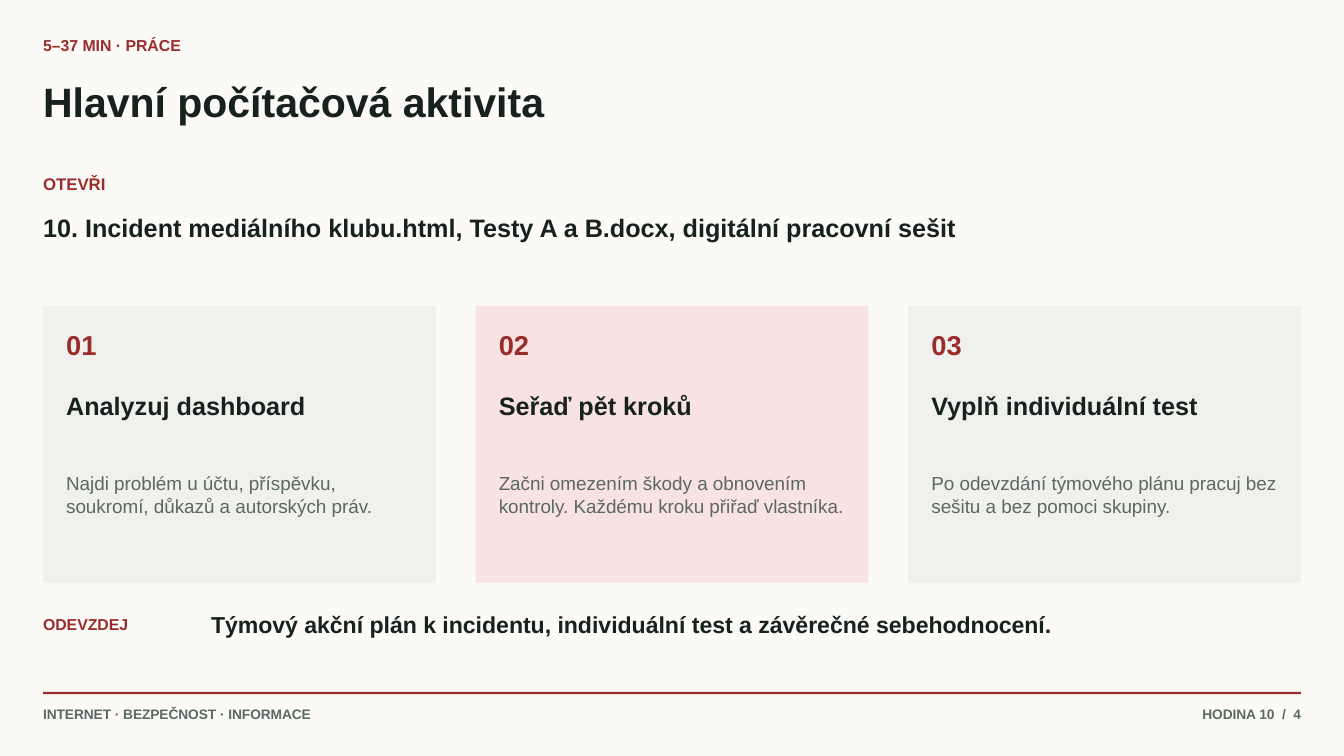
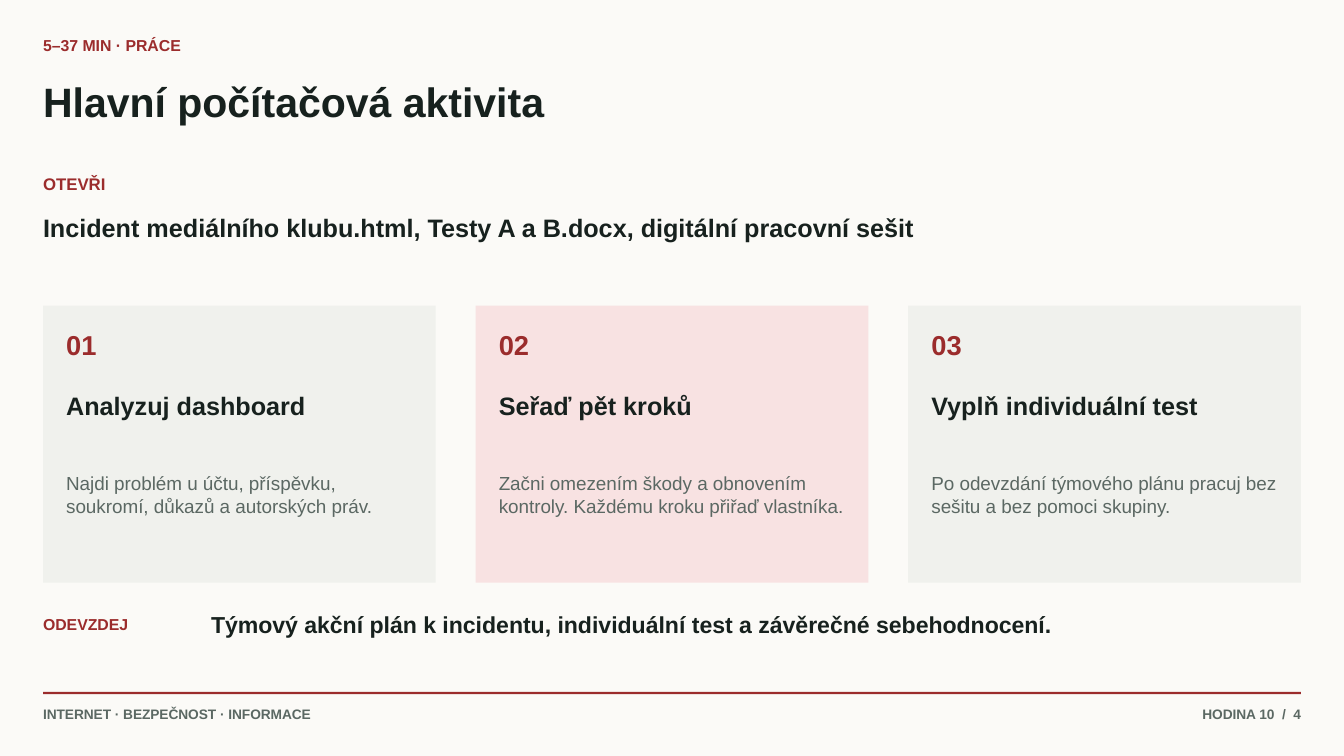
Before and after one commit to hlaska18/karel_hlas-web, a slide deck: slide 4 of public/materialy/1L/7/Prezentace k hodinám/10. Závěrečná bezpečnostní výzva.pptx. Drawn at 1344x756 pixels with LibreOffice and Linux fonts; fonts in the diff are those of the drawing. Boxes give left, top, right and bottom in pixels: in the first picture for what was removed or moved away, otherwise in the second. Text is boxed around its words. In the diff, an @@ line names an element or a change of style, - is before the commit and + after.

```diff
--- a/public/materialy/1L/7/Prezentace k hodinám/10. Závěrečná bezpečnostní výzva.pptx
+++ b/public/materialy/1L/7/Prezentace k hodinám/10. Závěrečná bezpečnostní výzva.pptx
@@ text at (x1=43, y1=218, x2=913, y2=242): text changed @@
-10. Incident mediálního klubu.html, Testy A a B.docx, digitální pracovní sešit
+Incident mediálního klubu.html, Testy A a B.docx, digitální pracovní sešit
```
Also in this commit, not shown: 5 other files.
